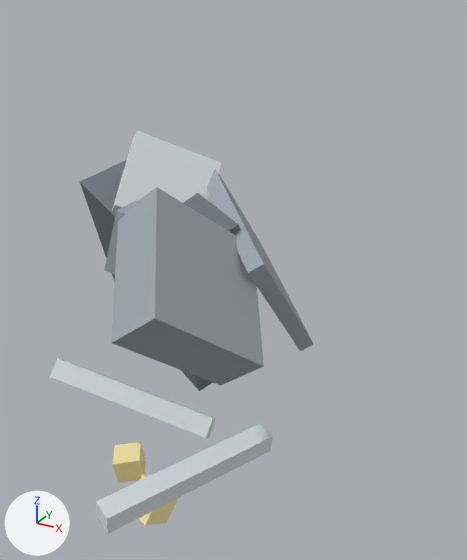
Two versions of the glTF model MinecraftDungeonGodot/assets/minecraft_character_generator/turrets/gatling.glb, one commit apart.
Camera for both pictures: a camera (50 mm lens) standing at (1.71, -2.19, 0.97) and looking at (0.22, 0.51, -0.37). Every picture has the same lights, and +X, +Y and +Z are marked at lower left. The first picture is the older version. Both versions are drawn at frame 29 of the action 'Destroy'; the numbers are the values there. Vertices at exactly the same position are counted once.

Objects in the first picture: 'barrel', 'barrel_r', 'base', 'base_trim', 'drum', 'head', 'head_cap', 'muzzle', 'muzzle_r'.
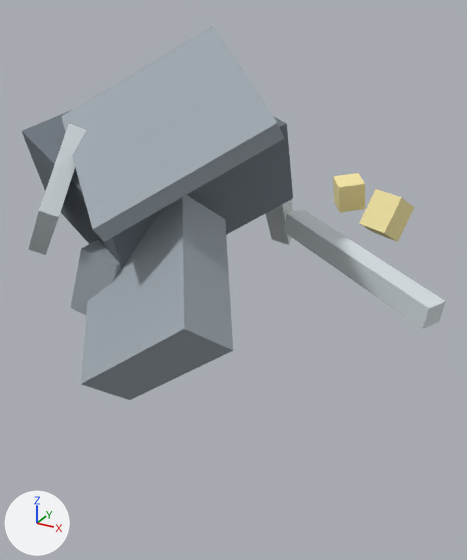
Location of each change, (x1, y1, x2, y2) in pixels of the pictures (467 x 560 px):
'base_trim', mesh rescaled, moved
    before: (207, 169, 313, 351)
    after: (61, 26, 284, 242)
'head', mesh rescaled, moved
    before: (111, 187, 264, 385)
    after: (81, 195, 233, 400)
'base', mesh rescaled, moved
    before: (80, 160, 240, 391)
    after: (22, 110, 293, 268)
'barrel_r', mesh rescaled, moved (8% narrower, 8% taller)
    before: (96, 423, 273, 534)
    after: (284, 209, 446, 329)
'head_cap', mesh rescaled, moved
    before: (112, 131, 221, 213)
    after: (28, 124, 86, 255)
'barrel', mesh rescaled, moved
    before: (50, 358, 216, 438)
    after: (265, 200, 293, 245)
'drum', moved
    before: (104, 200, 138, 275)
    after: (70, 239, 120, 315)
'muzzle', moved
    before: (139, 474, 178, 525)
    after: (359, 189, 414, 242)
'muzzle_r', moved
    before: (113, 442, 146, 483)
    after: (333, 173, 365, 213)

The change, as a list of edits to the scene's bpy script:
```text
Change me_cube:
    used by ob_base; parent = ob_turretroot; location = (-0.44, 0.54, -0.36); rotation_euler = (0.3, 0.0, 0.0), in degrees (17, 0, 0); scale = (0.72, 0.72, 0.72)
    remove me_cube.from_pydata(...)  # 8 vertices, 12 faces; spans x -0.9..0.9, y -0.4..0.4, z -0.9..0.9
    add me_cube.from_pydata(...)  # 8 vertices, 12 faces; spans x -0.9..0.9, y -0.9..0.9, z -0.4..0.4
    me_cube part 1: the whole mesh is scaled about its middle by (1, 2.25, 0.444)
Change me_cube_001:
    used by ob_base_trim; parent = ob_turretroot; location = (0.0, 1.0, -0.12); rotation_euler = (0.6, 0.2, -0.25), in degrees (34, 11, -14); scale = (0.72, 0.72, 0.72)
    remove me_cube_001.from_pydata(...)  # 8 vertices, 12 faces; spans x -0.77..0.77, y -0.08..0.08, z -0.77..0.77
    add me_cube_001.from_pydata(...)  # 8 vertices, 12 faces; spans x -0.77..0.77, y -0.77..0.77, z -0.08..0.08
    me_cube_001 part 2: the whole mesh is scaled about its middle by (1, 9.69, 0.103)
Change me_cube_002:
    used by ob_head; parent = ob_yawjoint; location = (0.44, 0.12, 0.12); rotation_euler = (0.9, 0.4, -0.5), in degrees (52, 23, -29); scale = (0.72, 0.72, 0.72)
    remove me_cube_002.from_pydata(...)  # 8 vertices, 12 faces; spans x -0.625..0.625, y -0.25..0.25, z -0.6..0.6
    add me_cube_002.from_pydata(...)  # 8 vertices, 12 faces; spans x -0.625..0.625, y -0.6..0.6, z -0.25..0.25
    me_cube_002 part 3: the whole mesh is scaled about its middle by (1, 2.4, 0.417)
Change me_cube_003:
    used by ob_head_cap; parent = ob_yawjoint; location = (-0.44, 0.46, 0.36); rotation_euler = (1.2, 0.6, -0.75), in degrees (69, 34, -43); scale = (0.72, 0.72, 0.72)
    remove me_cube_003.from_pydata(...)  # 8 vertices, 12 faces; spans x -0.425..0.425, y -0.08..0.08, z -0.45..0.45
    add me_cube_003.from_pydata(...)  # 8 vertices, 12 faces; spans x -0.425..0.425, y -0.45..0.45, z -0.08..0.08
    me_cube_003 part 4: the whole mesh is scaled about its middle by (1, 5.62, 0.178)
Change me_cube_004:
    used by ob_barrel; parent = ob_recoiljoint; location = (-0.22, 0.12, -1.34); rotation_euler = (1.5, 0.8, -1.0), in degrees (86, 46, -57); scale = (0.72, 0.72, 0.72)
    remove me_cube_004.from_pydata(...)  # 8 vertices, 12 faces; spans x -0.11..0.11, y -0.11..0.11, z -0.95..0.95
    add me_cube_004.from_pydata(...)  # 8 vertices, 12 faces; spans x -0.11..0.11, y -0.95..0.95, z -0.11..0.11
    me_cube_004 part 5: the whole mesh is scaled about its middle by (1, 8.64, 0.116)
Change me_cube_008:
    used by ob_barrel_r; parent = ob_recoiljoint; location = (0.66, 0.12, -1.34); rotation_euler = (-0.442, 1.542, 1.142), in degrees (-25, 88, 65); scale = (0.72, 0.72, 0.72)
    remove me_cube_008.from_pydata(...)  # 8 vertices, 12 faces; spans x -0.11..0.11, y -0.11..0.11, z -0.95..0.95
    add me_cube_008.from_pydata(...)  # 8 vertices, 12 faces; spans x -0.11..0.11, y -0.95..0.95, z -0.11..0.11
    me_cube_008 part 6: the whole mesh is scaled about its middle by (1, 8.64, 0.116)
Change ob_base:
    ob_base.location: (-0.44, 0.54, -0.36) -> (-0.44, 0.36, 0.54)
Change ob_base_trim:
    ob_base_trim.location: (0.0, 1.0, -0.12) -> (0.0, 0.12, 1.0)
Change ob_drum:
    ob_drum.location: (0.0, 0.04, 0.21) -> (0.0, -0.21, 0.04)
Change ob_head:
    ob_head.location: (0.44, 0.12, 0.12) -> (0.44, -0.12, 0.12)
Change ob_head_cap:
    ob_head_cap.location: (-0.44, 0.46, 0.36) -> (-0.44, -0.36, 0.46)
Change ob_barrel:
    ob_barrel.location: (-0.22, 0.12, -1.34) -> (-0.22, 1.34, 0.12)
Change ob_barrel_r:
    ob_barrel_r.location: (0.66, 0.12, -1.34) -> (0.66, 1.34, 0.12)
Change ob_muzzle:
    ob_muzzle.location: (0.22, 0.12, -2.1) -> (0.22, 2.1, 0.12)
Change ob_muzzle_r:
    ob_muzzle_r.location: (-0.22, 0.12, -2.1) -> (-0.22, 2.1, 0.12)
```
